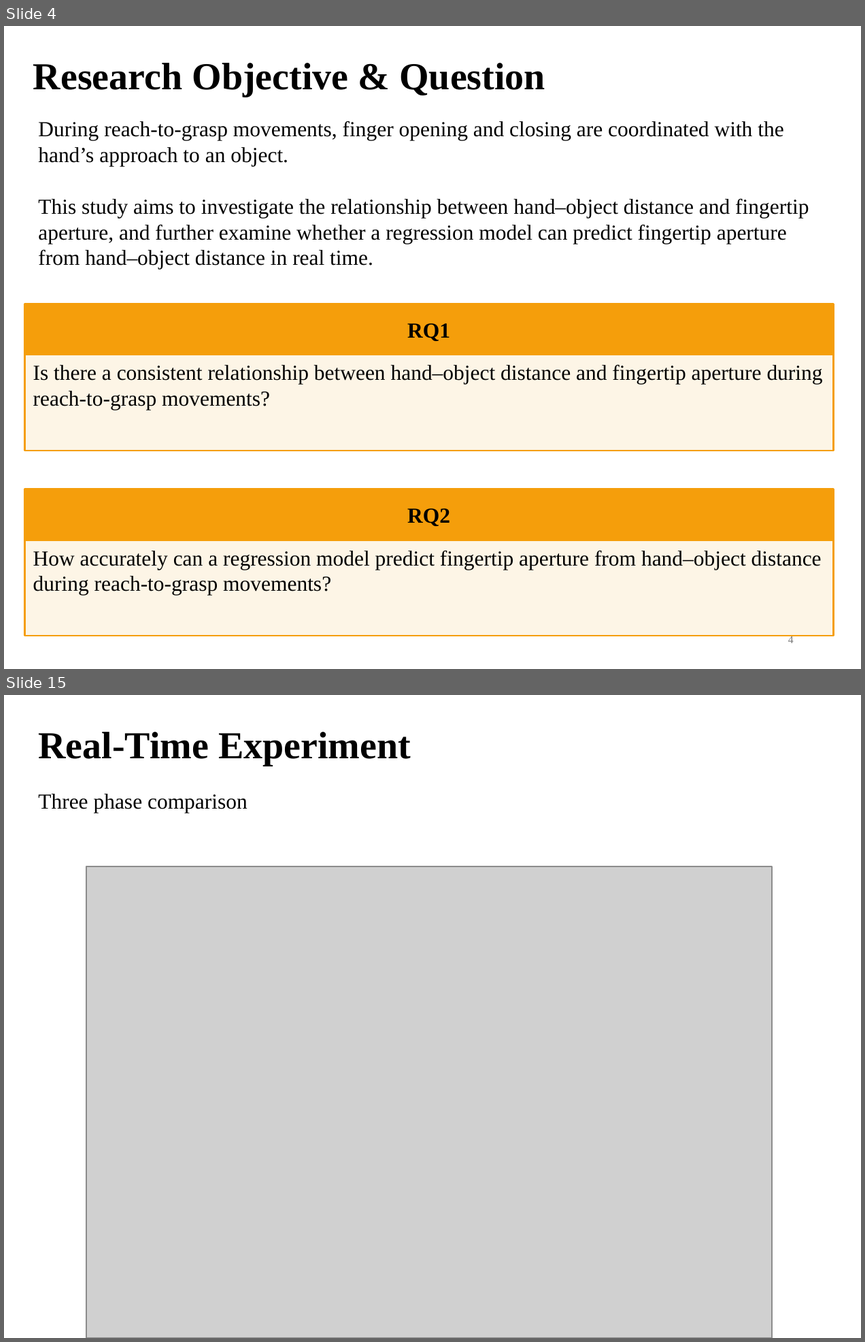
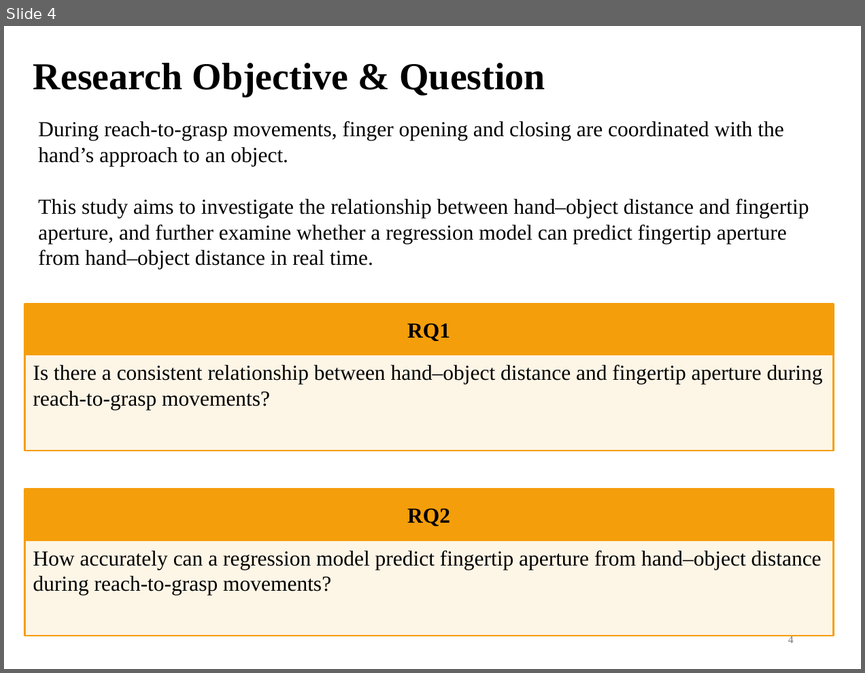
Before and after one commit to DiXiQing/Multimodal_Imitation_Learning, a slide deck: Zemi/2026-10-28-Di.pptx. Shown one above the other, each under a label of ours: slides 4 and 15 before the commit, slide 4 after it; the slides between them are not shown. The pictures are 865x1342 and 865x673 pixels, drawn with LibreOffice and Linux fonts; fonts in the diff are those of the drawing; grey boxes stand for pictures. Boxes give left, top, right and bottom in pixels: in the first picture for what was removed or moved away, otherwise in the second. Text is boxed around its words. In the diff, an @@ line names an element or a change of style, - is before the commit and + after.

```diff
--- a/Zemi/2026-10-28-Di.pptx
+++ b/Zemi/2026-10-28-Di.pptx
@@ slide 15 removed at [4, 695, 861, 1338], background #FFFFFF @@
@@ text removed at [38, 732, 411, 766] @@
-Real-Time Experiment
@@ text removed at [38, 794, 247, 813] @@
-Three phase comparison
@@ picture removed at [86, 866, 772, 1338] @@
```
Also in this commit, not shown: 12 slides changed, 3 slides added, 2 other slides removed, 5 other files.
